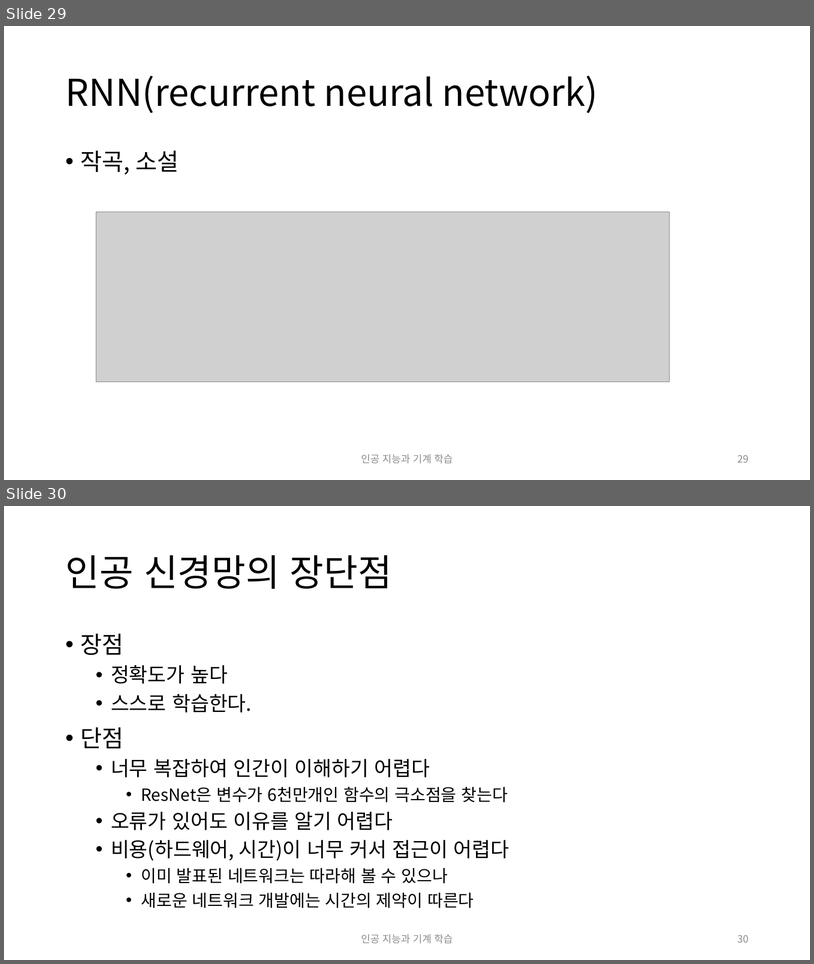
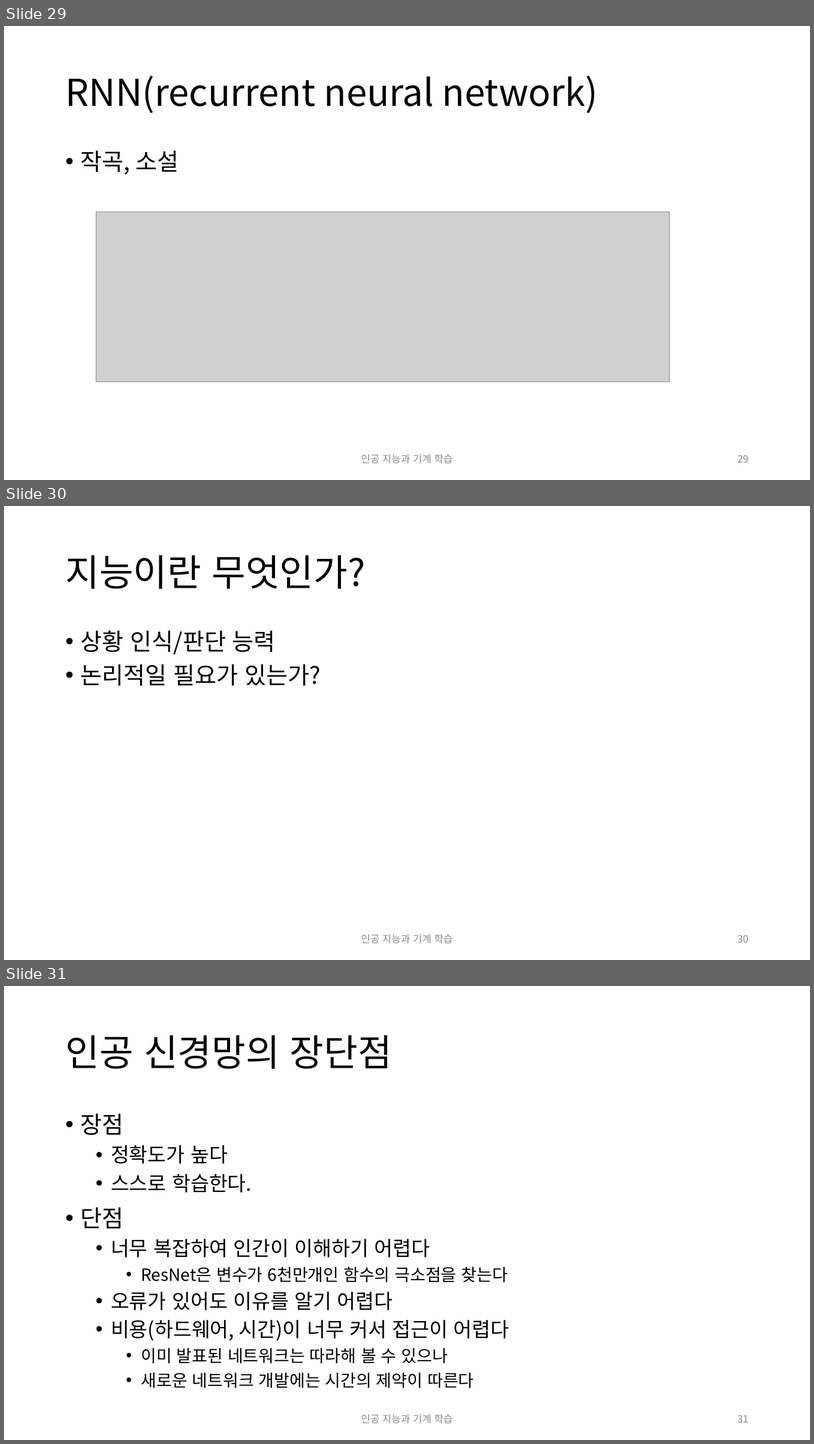
Before and after one commit to ggorr/MachineLearning, a slide deck: 인공 지능과 기계 학습.pptx. Shown one above the other, each under a label of ours: slides 29 and 30 before the commit, slides 29, 30 and 31 after it. The pictures are 814x964 and 814x1444 pixels, drawn with LibreOffice and Linux fonts; fonts in the diff are those of the drawing; grey boxes stand for pictures. Boxes give left, top, right and bottom in pixels: in the first picture for what was removed or moved away, otherwise in the second. Text is boxed around its words. In the diff, an @@ line names an element or a change of style, - is before the commit and + after.

```diff
--- a/인공 지능과 기계 학습.pptx
+++ b/인공 지능과 기계 학습.pptx
@@ slide 30 added at [4, 506, 810, 960], background #FFFFFF @@
@@ title added at [65, 555, 365, 589], 44 pt, text #000000 @@
+지능이란 무엇인가?
@@ text added at [81, 630, 321, 685], 28 pt, text #000000 @@
+• 상황 인식/판단 능력
+• 논리적일 필요가 있는가?
@@ text added at [361, 934, 453, 943], 12 pt, text #8C8C8C @@
+인공 지능과 기계 학습
@@ page number added at [738, 934, 749, 942], 12 pt, text #8C8C8C @@
+30
@@ what was slide 30 is now slide 31 @@
@@ page number at [738, 1414, 749, 1422]: text changed @@
-30
+31
```
Also in this commit, not shown: 3 slides changed.
